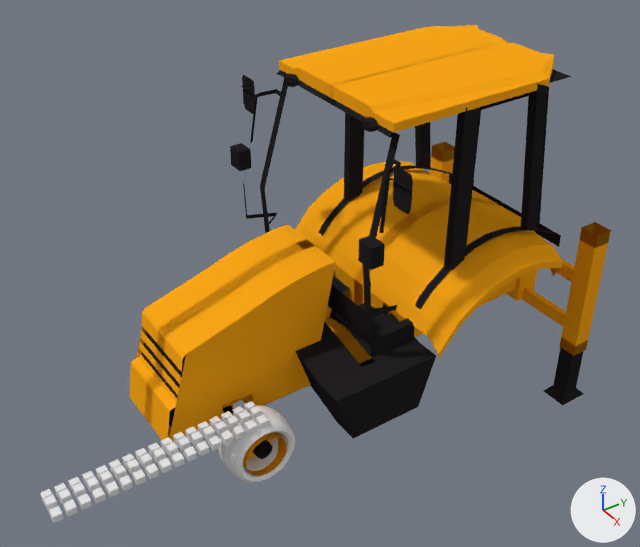
The Blender file Models/Vehicles/Land/BackHoeLoader/JCBMidiCXBackhoeLoader2014.blend: old version first, new version second.
One viewpoint serves both versions: a 50 mm lens placed at (16.19, -12.26, 12.39), pointed at (0.11, -1.36, -0.36). The lights are fixed; the arrows at lower right show +X, +Y and +Z.

In view in the first picture: 'Body', 'CabFrame', 'CabRoofTop', 'Cube.002', 'SwingFrame', 'Torus', 'leftStabilizerLeg'.
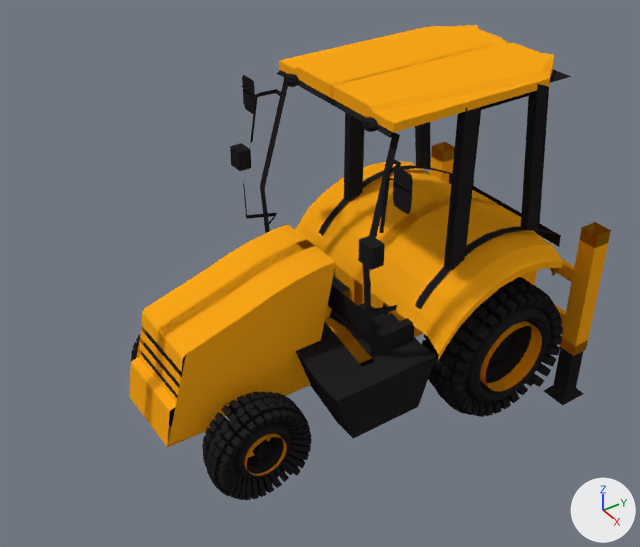
ob_tirecircle is not drawn itself; it is used by a modifier of ob_cube_002.

The edits, one by one:
Mesh me_torus_1 is new.
It has 2208 vertices, 1936 faces and spans x -1.28..1.33, y -1.38..1.39, z -0.23..0.26.
It uses material mat_black (black #242224).
Mesh me_torus_003 is new.
It has 2208 vertices, 1936 faces and spans x -1.28..1.33, y -1.38..1.39, z -0.23..0.26.
It uses material mat_black (black #242224).
Object 'TireCircle' (ob_tirecircle) is deleted.
Object 'Torus' (ob_torus) is deleted.
Object 'Cube.002' (ob_cube_002) is deleted.
Object 'LeftFrontTire' (ob_leftfronttire) is new; it shows me_torus_1.
Its parent is ob_jcbbackhoe.
Its matrix parent inverse is Matrix(((1.0, 0.0, 0.0, 0.0682), (0.0, 1.0, 0.0, -1.49), (0.0, 0.0, 1.0, -0.386), (0.0, 0.0, 0.0, 1.0))).
Its location is (2.027, -4.545, -3.179).
Its rotation in degrees is (0, 90, 0).
Its scale is (1.02, 1.02, 2.79).
Object 'rightFrontTire' (ob_rightfronttire) is new; it shows a copy of me_torus_1.
Its parent is ob_jcbbackhoe.
Its matrix parent inverse is Matrix(((1.0, 0.0, 0.0, 0.0682), (0.0, 1.0, 0.0, -1.49), (0.0, 0.0, 1.0, -0.386), (0.0, 0.0, 0.0, 1.0))).
Its location is (-2.095, -4.512, -3.208).
Its rotation in degrees is (0, 270, 0).
Its scale is (1.02, 1.02, 2.79).
Object 'BackWheelAxis' (ob_backwheelaxis) is new; it shows a copy of the mesh of ob_frontwheelaxis.
Its parent is ob_jcbbackhoe.
Its matrix parent inverse is Matrix(((1.0, 0.0, 0.0, 0.0682), (0.0, 1.0, 0.0, -1.49), (0.0, 0.0, 1.0, -0.386), (0.0, 0.0, 0.0, 1.0))).
Its location is (0.0204, 2.529, -2.614).
Its rotation in degrees is (0, 90, 0).
Its scale is (0.239, 0.239, 3.42).
It gains a MIRROR modifier named 'Mirror'.
Modifier setting: use_axis = (True, False, True).
Object 'leftBackRim' (ob_leftbackrim) is new; it shows a copy of the mesh of ob_leftfrontrim.
Its parent is ob_jcbbackhoe.
Its matrix parent inverse is Matrix(((1.0, 0.0, 0.0, 0.0682), (0.0, 1.0, 0.0, -1.49), (0.0, 0.0, 1.0, -0.386), (0.0, 0.0, 0.0, 1.0))).
Its location is (2.764, 2.55, -2.613).
Its rotation in degrees is (0, 90, 0).
Its scale is (1.03, 1.03, 0.904).
Object 'LeftBackTire' (ob_leftbacktire) is new; it shows me_torus_003.
Its parent is ob_jcbbackhoe.
Its matrix parent inverse is Matrix(((1.0, 0.0, 0.0, 0.0682), (0.0, 1.0, 0.0, -1.49), (0.0, 0.0, 1.0, -0.386), (0.0, 0.0, 0.0, 1.0))).
Its location is (2.78, 2.531, -2.614).
Its rotation in degrees is (0, 90, 0).
Its scale is (1.51, 1.51, 4.12).

Location of each change, (x1, y1, x2, y2) in pixels of the pictures (640 x 547 px):
'LeftBackTire', added (black): after (422, 277, 563, 417)
'LeftFrontTire', added (black): after (202, 392, 312, 500)
'Cube.002', deleted: before (40, 401, 268, 523)
'Torus', deleted: before (219, 405, 295, 483)
'leftBackRim', added: after (480, 321, 542, 392)
'BackWheelAxis', added: after (489, 335, 511, 362)
'rightFrontTire', added: after (131, 335, 140, 362)
